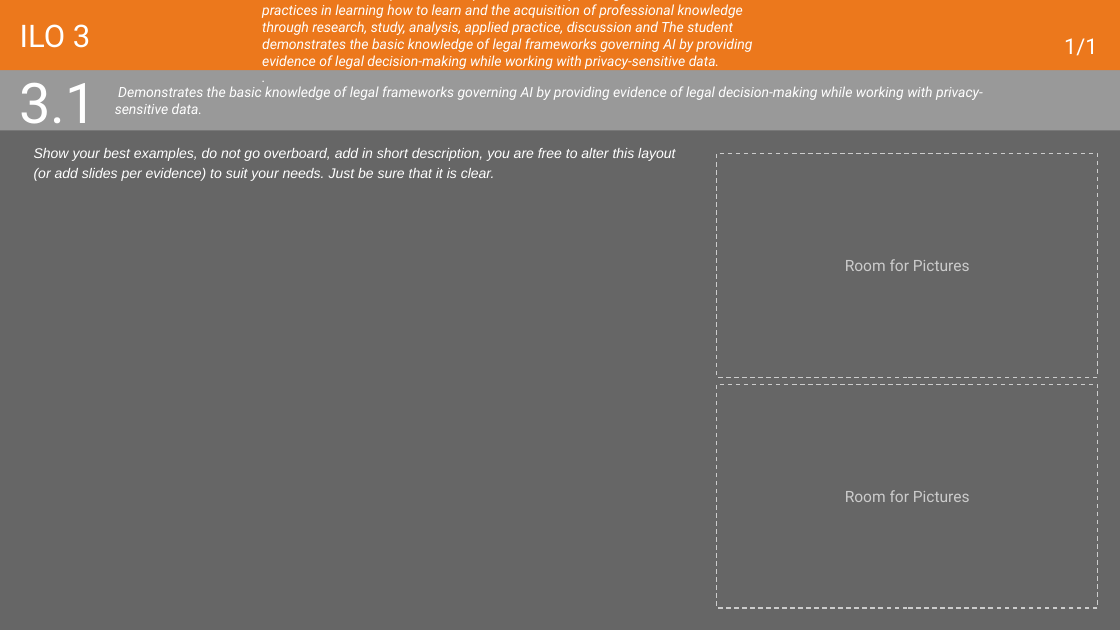
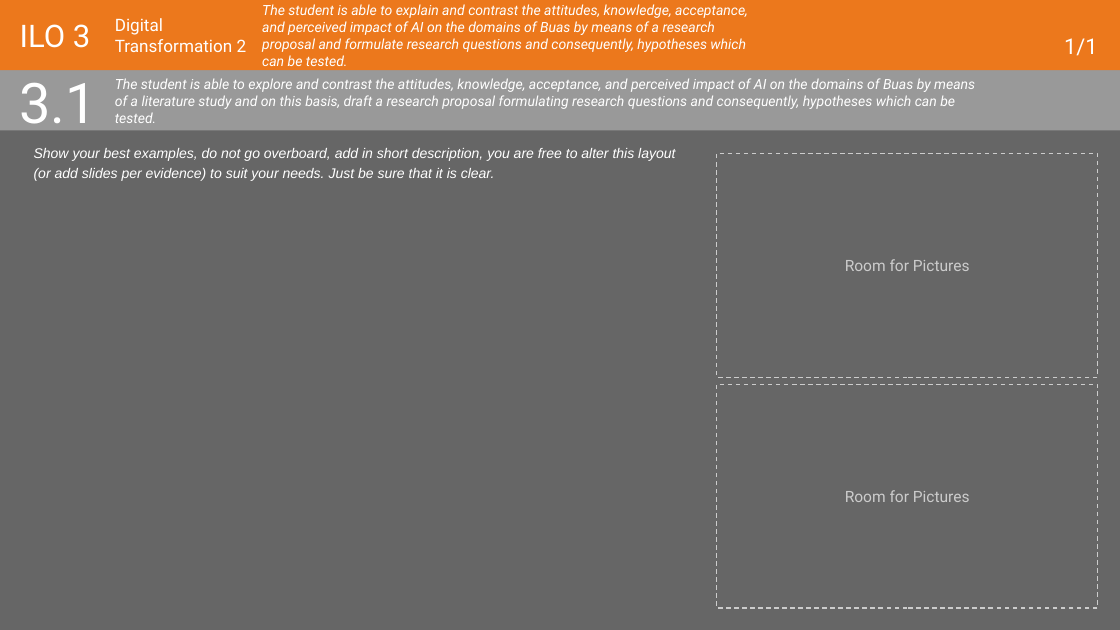
Before and after one commit to PsDragon/ADSAI_FOR_SECOND_YEARS, a slide deck: slide 29 of docs/Year2/BlockA/MS Teams Assignment Template/2022-23-ADS_AI Learning Log Y2A.pptx (slide 32 before the commit). Drawn at 1120x630 pixels with LibreOffice and Linux fonts; fonts in the diff are those of the drawing. Boxes give left, top, right and bottom in pixels: in the first picture for what was removed or moved away, otherwise in the second. Text is boxed around its words. In the diff, an @@ line names an element or a change of style, - is before the commit and + after.

Commit message:
Y2A - MS Teams Assignment Update: Learning Log + Assessment Rubric

```diff
--- a/docs/Year2/BlockA/MS Teams Assignment Template/2022-23-ADS_AI Learning Log Y2A.pptx
+++ b/docs/Year2/BlockA/MS Teams Assignment Template/2022-23-ADS_AI Learning Log Y2A.pptx
@@ title added at box(115, 18, 247, 52), 11 pt, text #FFFFFF @@
+Digital Transformation 2
@@ title at box(262, 4, 748, 66): text changed @@
-Demonstrates self-exploration and personal development, good academic practices in learning how to learn and the acquisition of professional knowledge through research, study, analysis, applied practice, discussion and The student demonstrates the basic knowledge of legal frameworks governing AI by providing evidence of legal decision-making while working with privacy-sensitive data.
-.
+The student is able to explain and contrast the attitudes, knowledge, acceptance, and perceived impact of AI on the domains of Buas by means of a research proposal and formulate research questions and consequently, hypotheses which can be tested.
@@ title at box(115, 78, 975, 123): text changed @@
-Demonstrates the basic knowledge of legal frameworks governing AI by providing evidence of legal decision-making while working with privacy-sensitive data.
+The student is able to explore and contrast the attitudes, knowledge, acceptance, and perceived impact of AI on the domains of Buas by means of a literature study and on this basis, draft a research proposal formulating research questions and consequently, hypotheses which can be tested.
```
Also in this commit, not shown: 12 other slides changed, 4 slides removed, 1 other file.
